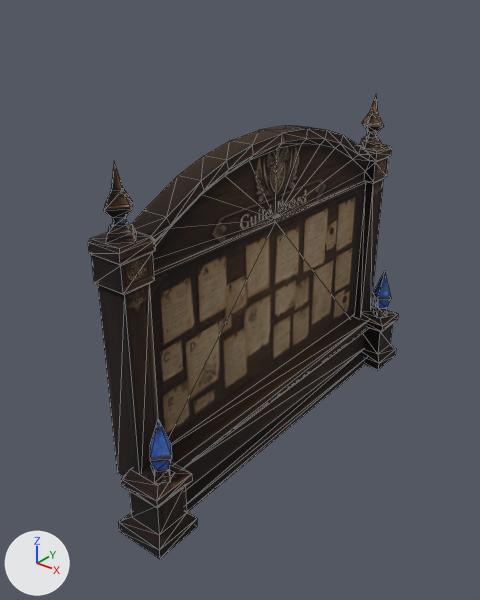
The glTF model public/models/indors/guildboard.glb as it was, and as the next commit left it.
Before and after are seen from a camera (50 mm lens) standing at (3.95, -5.72, 5.11) and looking at (-0.24, -0.49, 1.87). Lighting does not change. The marker at lower left points along +X, +Y and +Z. The first picture is the older version. Mesh edges are drawn as thin lines.

In view in the first picture: 'tripo_node_4609fcde'.
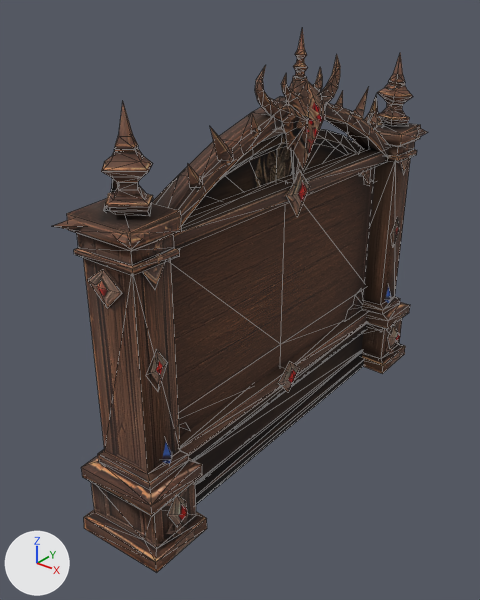
The edits, one by one:
Picture 'tripo_image_1441fd11-5118-48a4-976b-6ad01d412bbe_0_0' (img_tripo_image_1441fd11_5118_48a4_976b_6ad01d412bbe_0_0) is new.
Material 'tripo_mat_1441fd11' (mat_tripo_mat_1441fd11) is new.
Its texture is img_tripo_image_1441fd11_5118_48a4_976b_6ad01d412bbe_0_0.
Its roughness is 0.9.
Mesh me_tripo_mesh_1441fd11 is new.
It has 554 vertices, 852 faces and spans x -0.51..0.51, y -2.71..2.71, z 0.0..4.68.
It uses material mat_tripo_mat_1441fd11 (picture img_tripo_image_1441fd11_5118_48a4_976b_6ad01d412bbe_0_0).
Object 'guildboard2' (ob_guildboard2) is new; it shows me_tripo_mesh_1441fd11.
Its location is (0.0, 0.0, 0.0).

What differs and where, as boxes [x1, y1, x2, y2] in the pictures (480 x 600 px):
'guildboard2', added (brown)
    after: [52, 28, 427, 573]
'tripo_node_4609fcde', unchanged, covered by the edit
    before: [88, 96, 398, 559]
    after: [104, 96, 391, 504]
